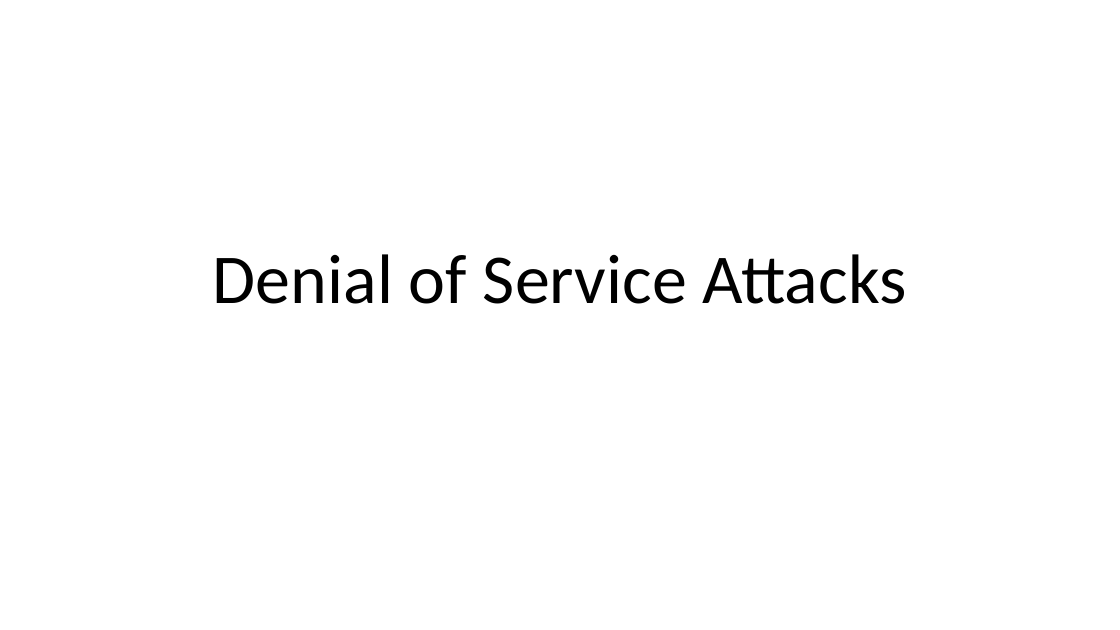
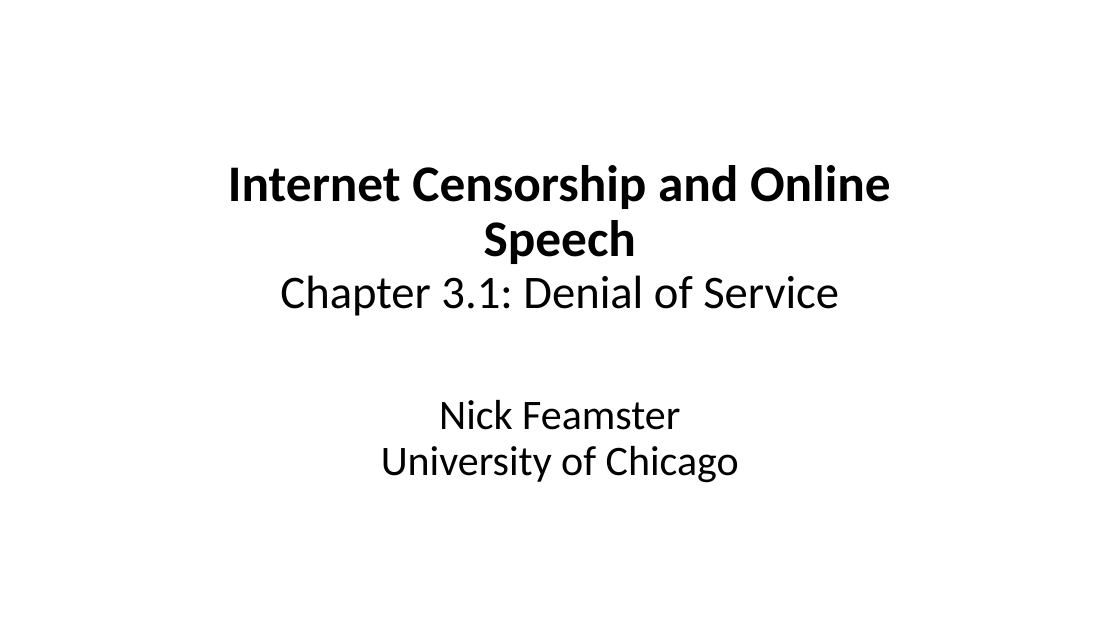
Before and after one commit to noise-lab/censorship-course, a slide deck: slide 2 of lectures/3-Active.pptx. Drawn at 1120x630 pixels with LibreOffice and Linux fonts; fonts in the diff are those of the drawing. Boxes give left, top, right and bottom in pixels: in the first picture for what was removed or moved away, otherwise in the second. Text is boxed around its words. In the diff, an @@ line names an element or a change of style, - is before the commit and + after.

```diff
--- a/lectures/3-Active.pptx
+++ b/lectures/3-Active.pptx
@@ title at (228, 165, 891, 316): text changed; size 60 to 44 pt; bold on @@
-Denial of Service Attacks
+Internet Censorship and Online Speech
+Chapter 3.1: Denial of Service
@@ subtitle added at (381, 400, 739, 483), 36 pt, text #000000 @@
+Nick Feamster
+University of Chicago
```
Also in this commit, not shown: 15 other slides changed, 15 slides added, 1 slide removed, 2 other files.
